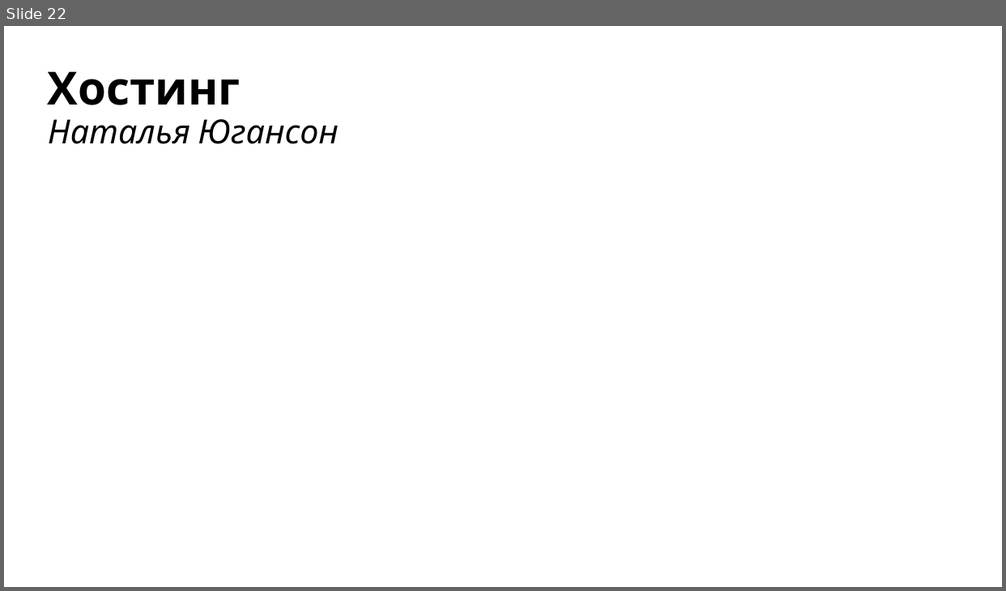
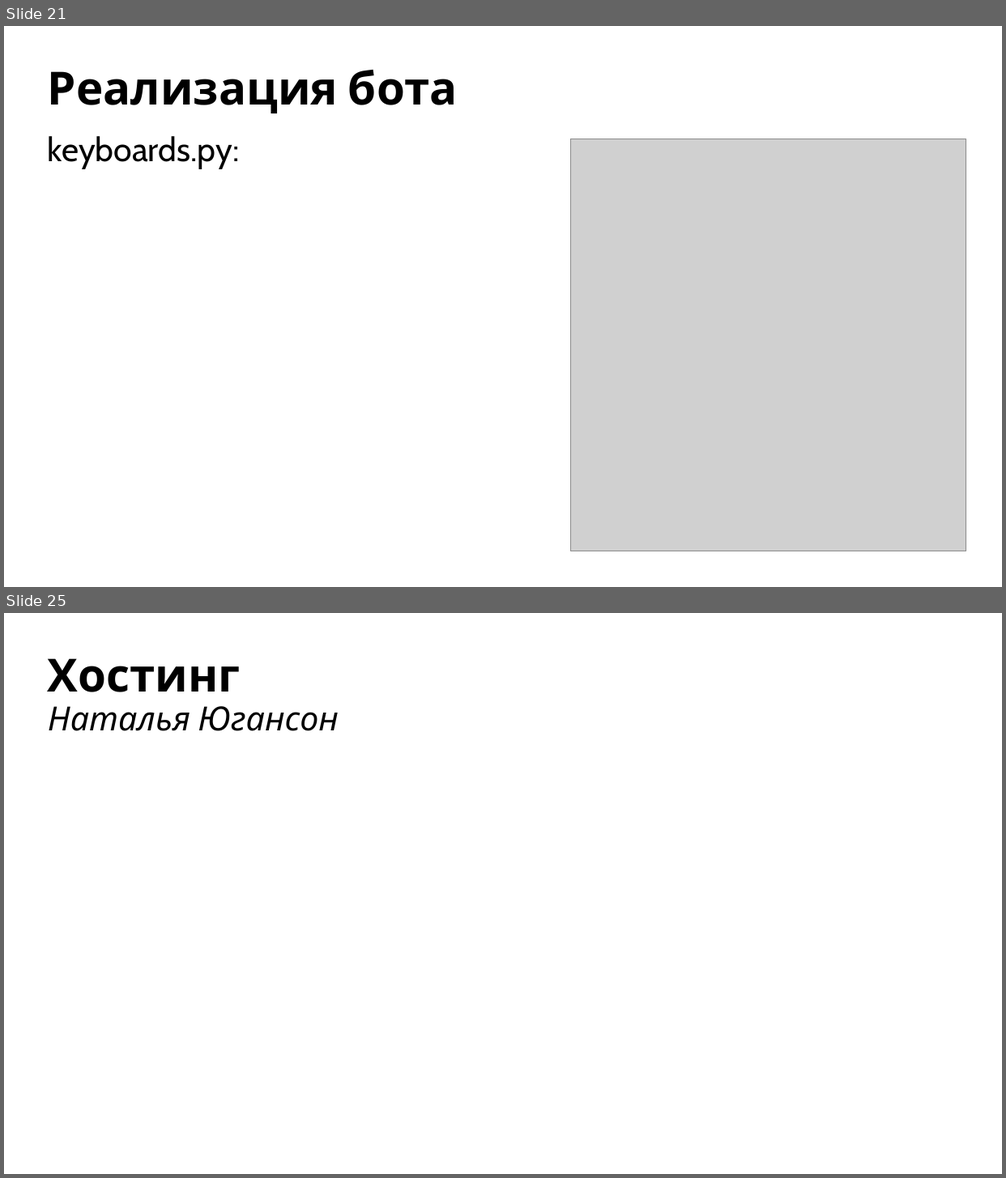
Before and after one commit to yugansonchik/GeoQuest, a slide deck: Презентация GeoQuest.pptx. Shown one above the other, each under a label of ours: slide 22 before the commit, slides 21 and 25 after it; the slides between them are not shown. The pictures are 1006x591 and 1006x1178 pixels, drawn with LibreOffice and Linux fonts; fonts in the diff are those of the drawing; grey boxes stand for pictures. Boxes give left, top, right and bottom in pixels: in the first picture for what was removed or moved away, otherwise in the second. Text is boxed around its words. In the diff, an @@ line names an element or a change of style, - is before the commit and + after.

```diff
--- a/Презентация GeoQuest.pptx
+++ b/Презентация GeoQuest.pptx
@@ slide 21 added at [4,26,1002,587], background #FFFFFF @@
@@ title added at [48,70,458,113], 44 pt, text #000000, bold @@
+Реализация бота
@@ text added at [48,136,240,169], 32 pt, text #000000 @@
+keyboards.py:
@@ picture added at [571,139,966,552] @@
@@ what was slide 22 is now slide 25 @@
```
Also in this commit, not shown: 3 slides changed, 3 other slides added, 1 slide removed, 3 other files.
